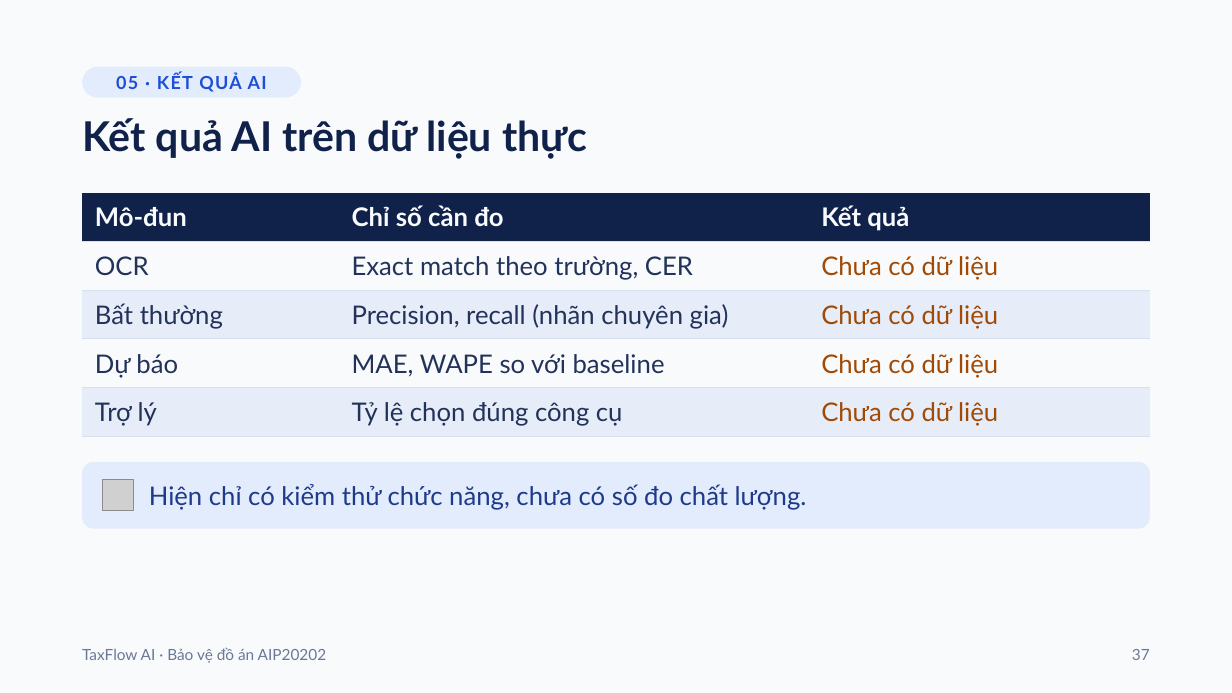
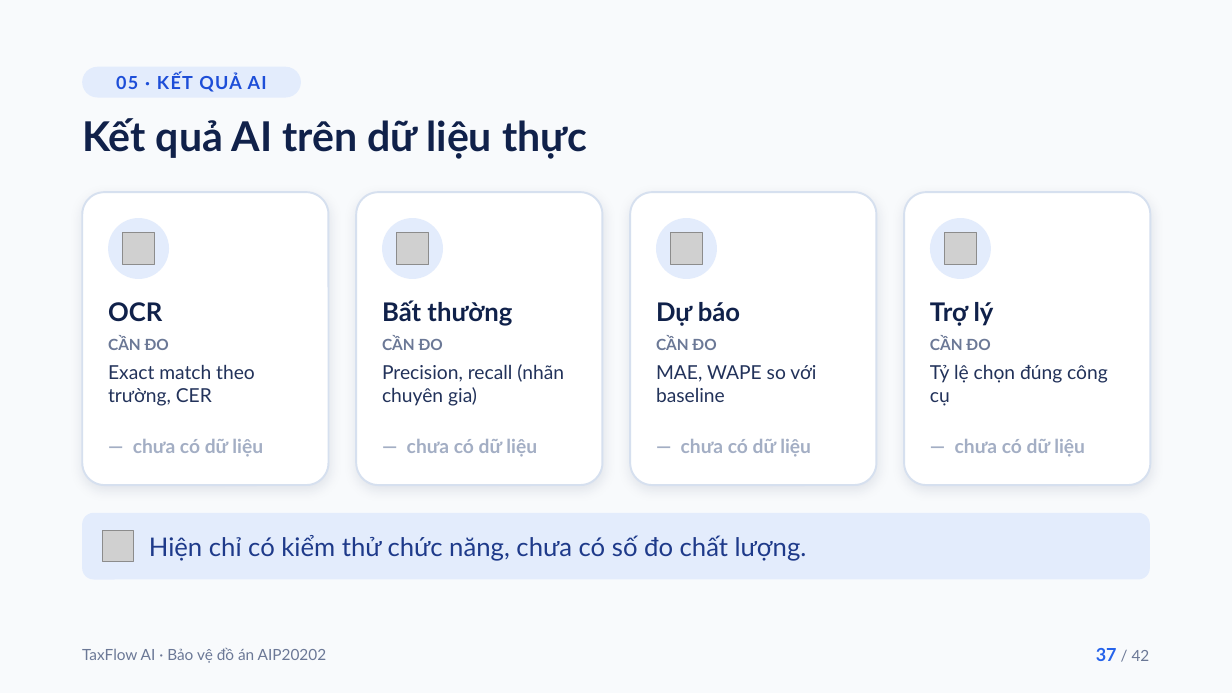
Before and after one commit to truongxuananh/taxflow-ai, a slide deck: slide 37 of TaxFlow-AI-Bao-ve-do-an.pptx. Drawn at 1232x693 pixels with LibreOffice and Linux fonts; fonts in the diff are those of the drawing; grey boxes stand for pictures. Boxes give left, top, right and bottom in pixels: in the first picture for what was removed or moved away, otherwise in the second. Text is boxed around its words. In the diff, an @@ line names an element or a change of style, - is before the commit and + after.

```diff
--- a/TaxFlow-AI-Bao-ve-do-an.pptx
+++ b/TaxFlow-AI-Bao-ve-do-an.pptx
@@ table removed at [82,192,1150,430], 5 rows, 3 columns @@
-Mô-đun | Chỉ số cần đo | Kết quả
-OCR | Exact match theo trường, CER | Chưa có dữ liệu
-Bất thường | Precision, recall (nhãn chuyên gia) | Chưa có dữ liệu
-Dự báo | MAE, WAPE so với baseline | Chưa có dữ liệu
-Trợ lý | Tỷ lệ chọn đúng công cụ | Chưa có dữ liệu
@@ rounded rectangle added at [82,192,329,485], fill #FFFFFF, outline #D6E0EF 1.5 pt @@
@@ rounded rectangle added at [356,192,603,485], fill #FFFFFF, outline #D6E0EF 1.5 pt @@
@@ rounded rectangle added at [630,192,877,485], fill #FFFFFF, outline #D6E0EF 1.5 pt @@
@@ rounded rectangle added at [905,192,1152,485], fill #FFFFFF, outline #D6E0EF 1.5 pt @@
@@ ellipse added at [108,218,169,279], fill #E3ECFC @@
@@ picture added at [123,233,154,264] @@
@@ ellipse added at [382,218,443,279], fill #E3ECFC @@
@@ picture added at [396,233,428,264] @@
@@ ellipse added at [656,218,717,279], fill #E3ECFC @@
@@ picture added at [671,233,702,264] @@
@@ ellipse added at [930,218,991,279], fill #E3ECFC @@
@@ picture added at [945,233,976,264] @@
@@ text added at [108,302,162,322], 20 pt, text #10214A, bold @@
+OCR
@@ text added at [382,300,512,326], 20 pt, text #10214A, bold @@
+Bất thường
@@ text added at [656,302,740,326], 20 pt, text #10214A, bold @@
+Dự báo
@@ text added at [930,302,994,326], 20 pt, text #10214A, bold @@
+Trợ lý
@@ text added at [108,337,169,350], 12 pt, text #6B7896, bold @@
+CẦN ĐO
@@ text added at [382,337,443,350], 12 pt, text #6B7896, bold @@
+CẦN ĐO
@@ text added at [656,337,716,350], 12 pt, text #6B7896, bold @@
+CẦN ĐO
@@ text added at [930,337,990,350], 12 pt, text #6B7896, bold @@
+CẦN ĐO
@@ text added at [108,365,255,406], 15 pt, text #22325A @@
+Exact match theo trường, CER
@@ text added at [382,364,564,406], 15 pt, text #22325A @@
+Precision, recall (nhãn chuyên gia)
@@ text added at [656,365,816,402], 15 pt, text #22325A @@
+MAE, WAPE so với baseline
@@ text added at [930,365,1108,406], 15 pt, text #22325A @@
+Tỷ lệ chọn đúng công cụ
@@ text added at [133,439,263,457], 15 pt, text #A3AEC4, bold @@
+— chưa có dữ liệu
@@ text added at [407,439,537,457], 15 pt, text #A3AEC4, bold @@
+— chưa có dữ liệu
@@ text added at [681,439,811,457], 15 pt, text #A3AEC4, bold @@
+— chưa có dữ liệu
@@ text added at [955,439,1085,457], 15 pt, text #A3AEC4, bold @@
+— chưa có dữ liệu
@@ 1 picture, 1 text, 1 rounded rectangle: place and size @@
-1 picture, 1 text, 1 rounded rectangle at [82,462,1151,529]
+1 picture, 1 text, 1 rounded rectangle at [82,513,1151,579]
@@ page number at [1096,648,1150,661]: text changed @@
-37
+37 / 42
```
Also in this commit, not shown: 20 other slides changed.
